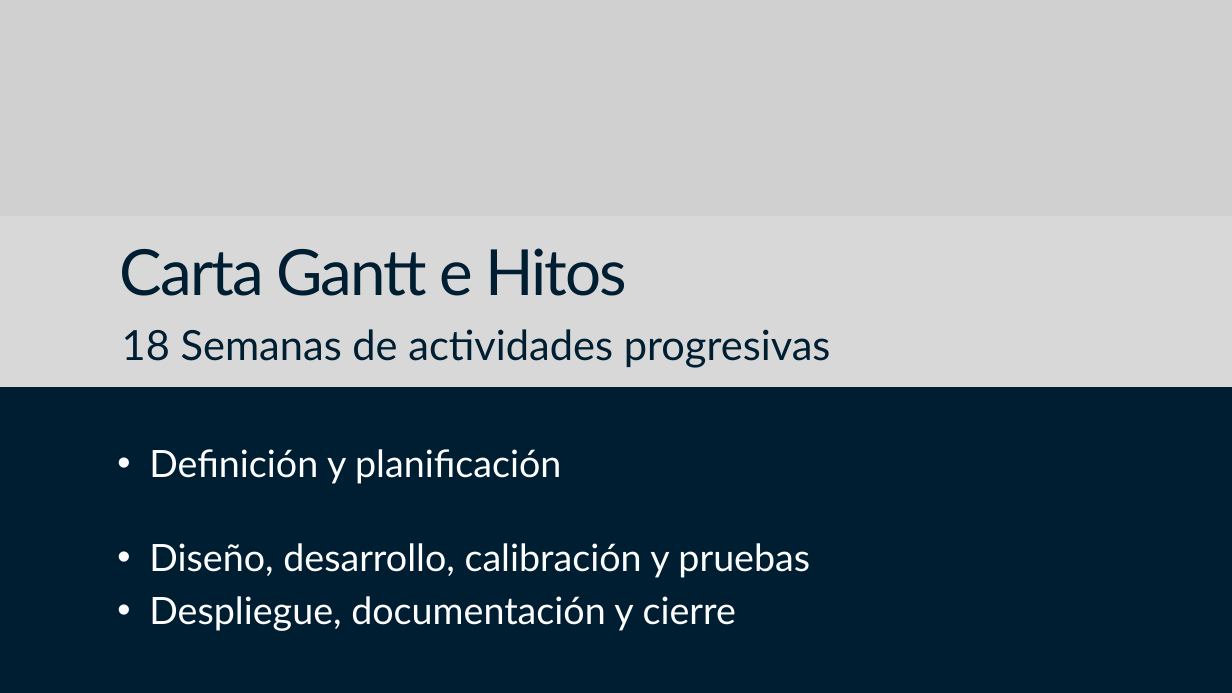
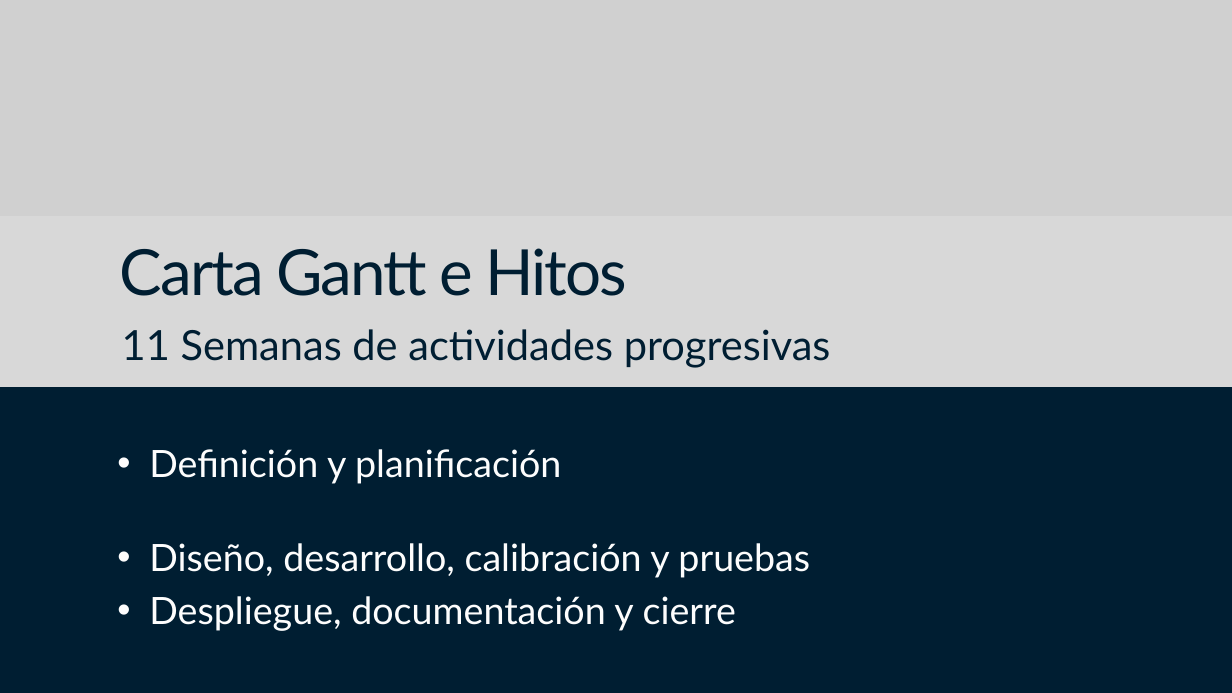
Before and after one commit to benjatapiav/ATEDA, a slide deck: slide 15 of Fase_1/Evidencias Grupales/Presentacion_ATEDA.pptx (slide 14 before the commit). Drawn at 1232x693 pixels with LibreOffice and Linux fonts; fonts in the diff are those of the drawing; grey boxes stand for pictures. Boxes give left, top, right and bottom in pixels: in the first picture for what was removed or moved away, otherwise in the second. Text is boxed around its words. In the diff, an @@ line names an element or a change of style, - is before the commit and + after.

```diff
--- a/Fase_1/Evidencias Grupales/Presentacion_ATEDA.pptx
+++ b/Fase_1/Evidencias Grupales/Presentacion_ATEDA.pptx
@@ text at (122,329,831,368): text changed @@
-18 Semanas de actividades progresivas
+11 Semanas de actividades progresivas
```
Also in this commit, not shown: 3 other slides changed, 2 slides added, 1 slide removed.
